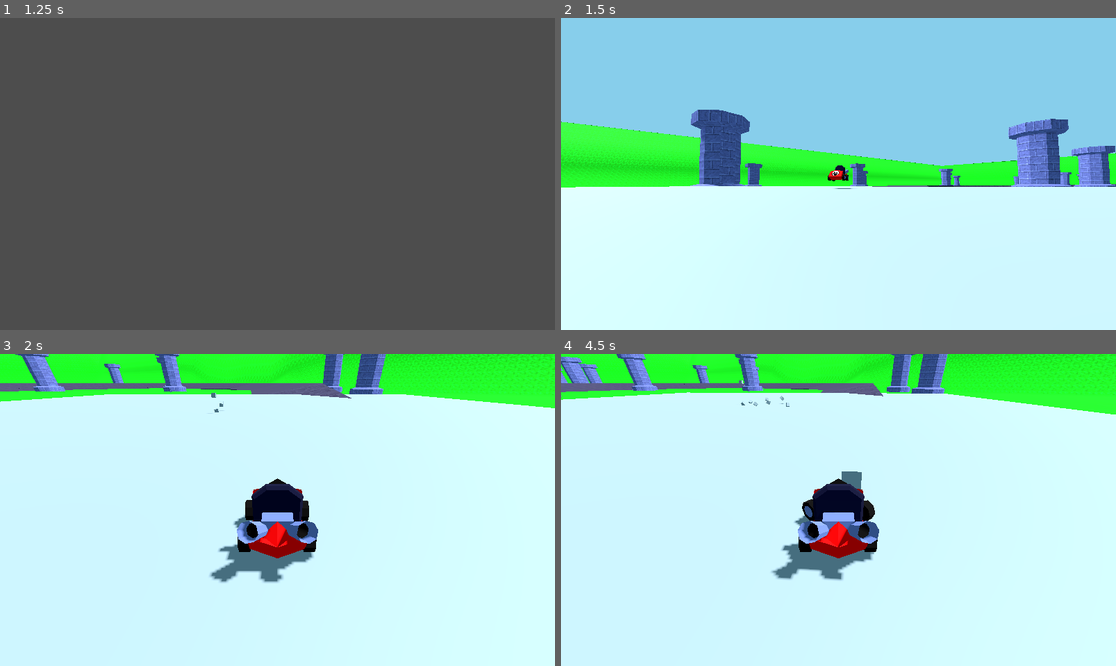
Above: before the commit, frames 1-4 (two rows, left to right).
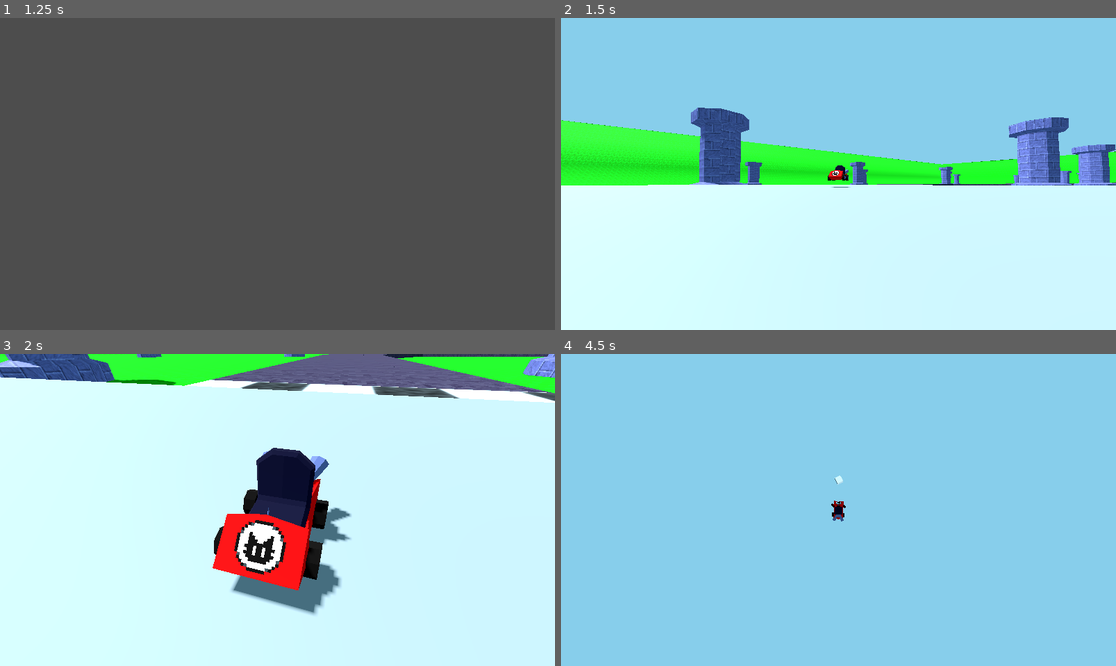
Above: after the commit, the same moments.

Repository: StubblyCamera52/yargkart
Game: Godot game, scene res://test.tscn
Same seed, same stepped clock (60 frames per second), same inputs: the game is played once before the commit and once after it.
Inputs (mouse positions are in pixels of both pictures, inside the frame that each line leads up to):
- Up to frame 1 (1.25 s): tap Enter (ui_accept) at 0.5, 0.77 s; move the mouse to (399, 158) at 0.52 s; hold D (Steer_Right) from 0.53 s (still down); tap K (Action) at 0.6 s; click (399, 158) at 0.67 s
- Up to frame 2 (1.5 s): tap Enter (ui_accept) at 1.25 s; move the mouse to (727, 189) at 1.27 s; release D (Steer_Right) at 1.28 s; hold S (Brake) from 1.28 s (still down); tap O (Join) at 1.35 s
- Up to frame 3 (2 s): keep holding S (Brake); tap Enter (ui_accept) at 1.52 s
- Up to frame 4 (4.5 s): move the mouse to (894, 441) at 2.02 s; release S (Brake) at 2.03 s; hold D (Steer_Right) 2.03-2.78 s; tap F (Parry) at 2.1 s; move the mouse to (810, 572) at 2.77 s; hold W (Accelerate) 2.78-3.53 s; tap Q at 2.85 s; click (810, 572) at 2.92 s; tap Enter (ui_accept) at 3.02, 3.77 s; move the mouse to (1005, 556) at 3.52 s; hold A (Steer_Left) from 3.53 s (still down); tap Space at 3.6 s; move the mouse to (672, 463) at 4.27 s; tap K (Action) at 4.35 s

Frame 1 is identical in both runs. In frame 2, 2.9% of the frame differs, in the area x 0-100%, y 28-55%; in frame 3, 18%; in frame 4, 100%, in the area x 0-100%, y 0-100%.

Commit message:
Update car.gd

Diff:
--- a/car.gd
+++ b/car.gd
@@ -3,7 +3,7 @@
 @export var engine_force_value: float = 30.0
 @export var steer_speed: float = 1.5
 @export var steer_limit: float = 0.5
-@export var decel: float = 30.0
+@export var decel: float = 3
 @export var gravity: float = 60.0
 @export var speed_limit: float = 4500.0 # miles per hour lmao
 @export var wheel_rotate_speed: float = 2
@@ -23,8 +23,8 @@
 @onready var wheelFR = $FrWheelModel
 @onready var wheelBL = $BLWheelModel
 @onready var wheelBR = $BRWheelModel
-var wheel_default_y = deg_to_rad(90)
-var car_rotation_dir = 0.0
+var wheel_default_y : float = deg_to_rad(90)
+var car_rotation_dir := 0.0
 
 var previous_speed = velocity.length()
 
@@ -70,16 +70,23 @@
 
 	if input.is_action_pressed("Accelerate"):
 		engine = engine_force_value
+	elif input.is_action_pressed("Brake"):
+		engine = -engine_force_value
 	else:
 		engine = 0.0
 
 	if is_on_floor():
-		pass
+		decel = 30
+		gravity = 60
 	else:
-		velocity.y-=gravity*delta
+		decel = 5
+		velocity.y -= gravity*delta
+		gravity += 10
+		if velocity.y < -75:
+			velocity.y = -75
 
 	steer = move_toward(steer, steer_target, delta*steer_speed)
-	rotation.y+=steer_target*delta
+	rotation.y+=steer_target*delta*steer_speed*0.1
 	if is_on_floor():
 		player_vel += engine*delta
 		if player_vel > speed_limit:
